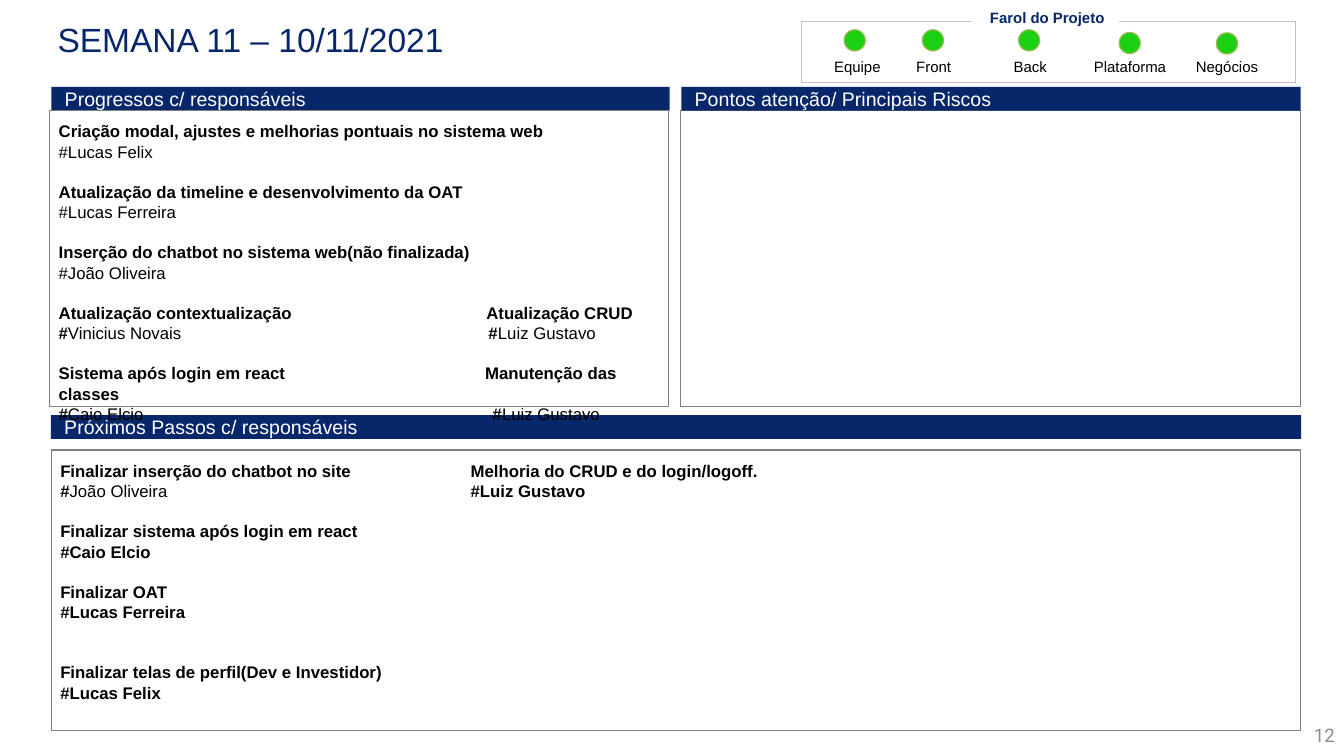
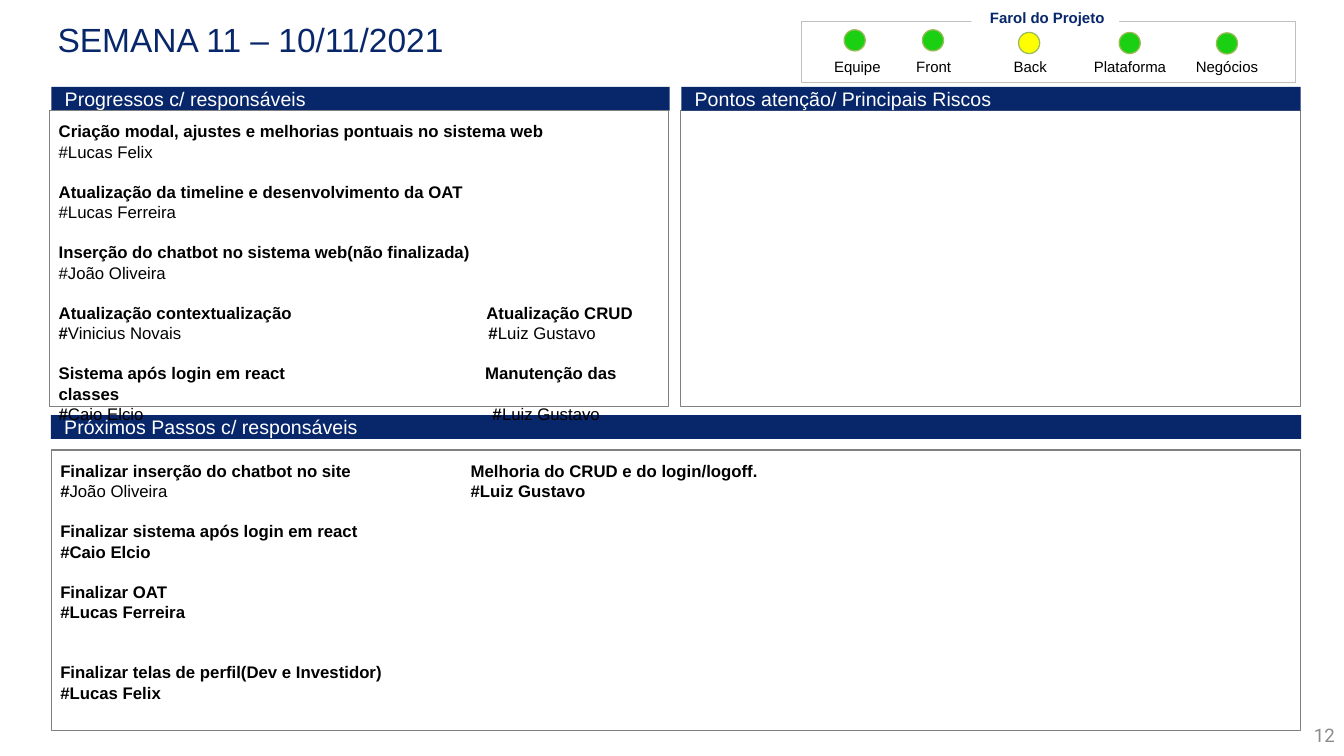
Before and after one commit to vini-novais/Grupo07-2WORK, a slide deck: slide 12 of Documentos/Status Report/StatusReport.pptx. Drawn at 1344x756 pixels with LibreOffice and Linux fonts; fonts in the diff are those of the drawing. Boxes give left, top, right and bottom in pixels: in the first picture for what was removed or moved away, otherwise in the second. Text is boxed around its words. In the diff, an @@ line names an element or a change of style, - is before the commit and + after.

Commit message:
Atualiza status do back

```diff
--- a/Documentos/Status Report/StatusReport.pptx
+++ b/Documentos/Status Report/StatusReport.pptx
@@ ellipse at box(1019, 32, 1040, 53): fill #1BCF13 to #FFFF00 @@
```
